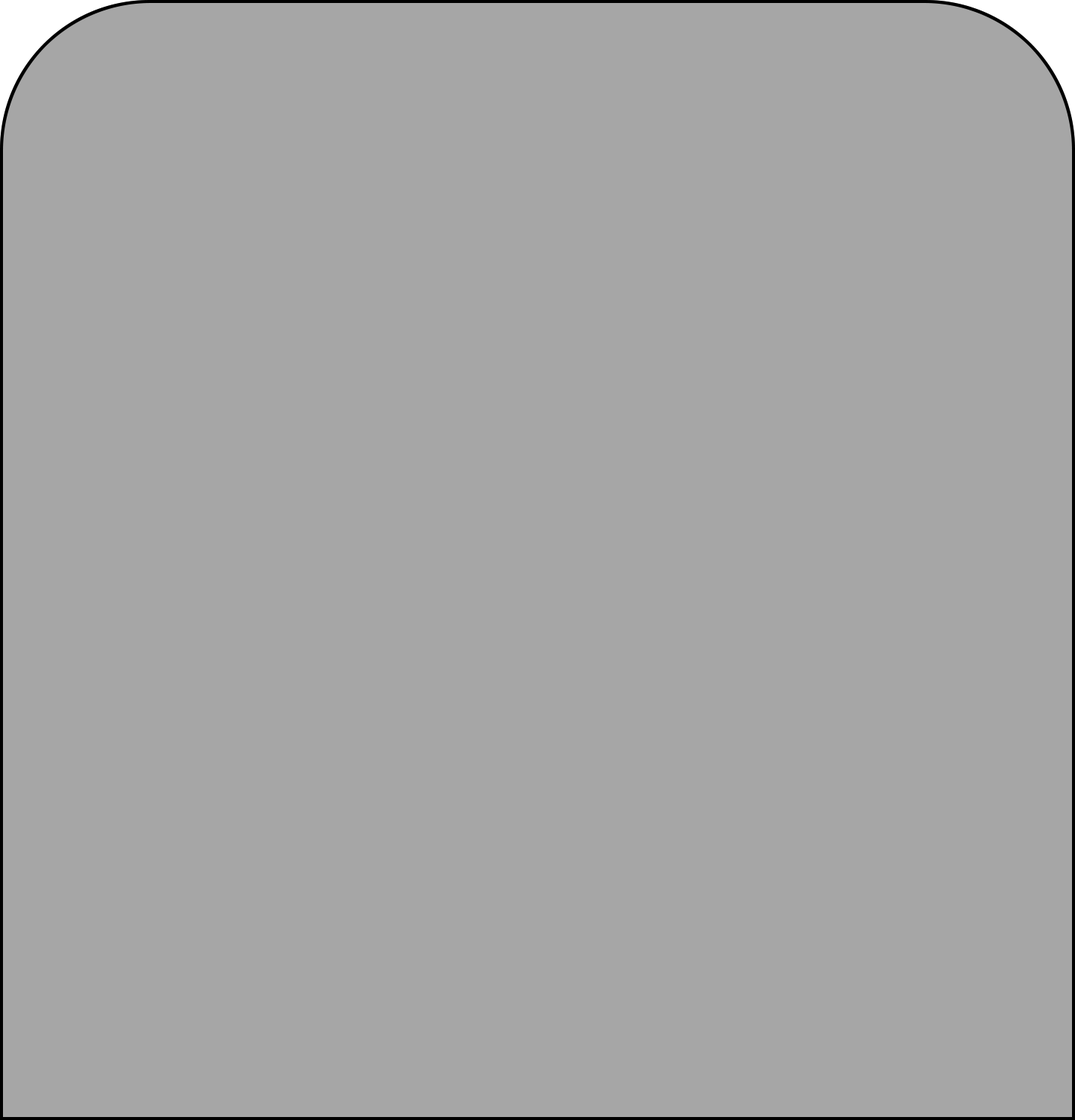
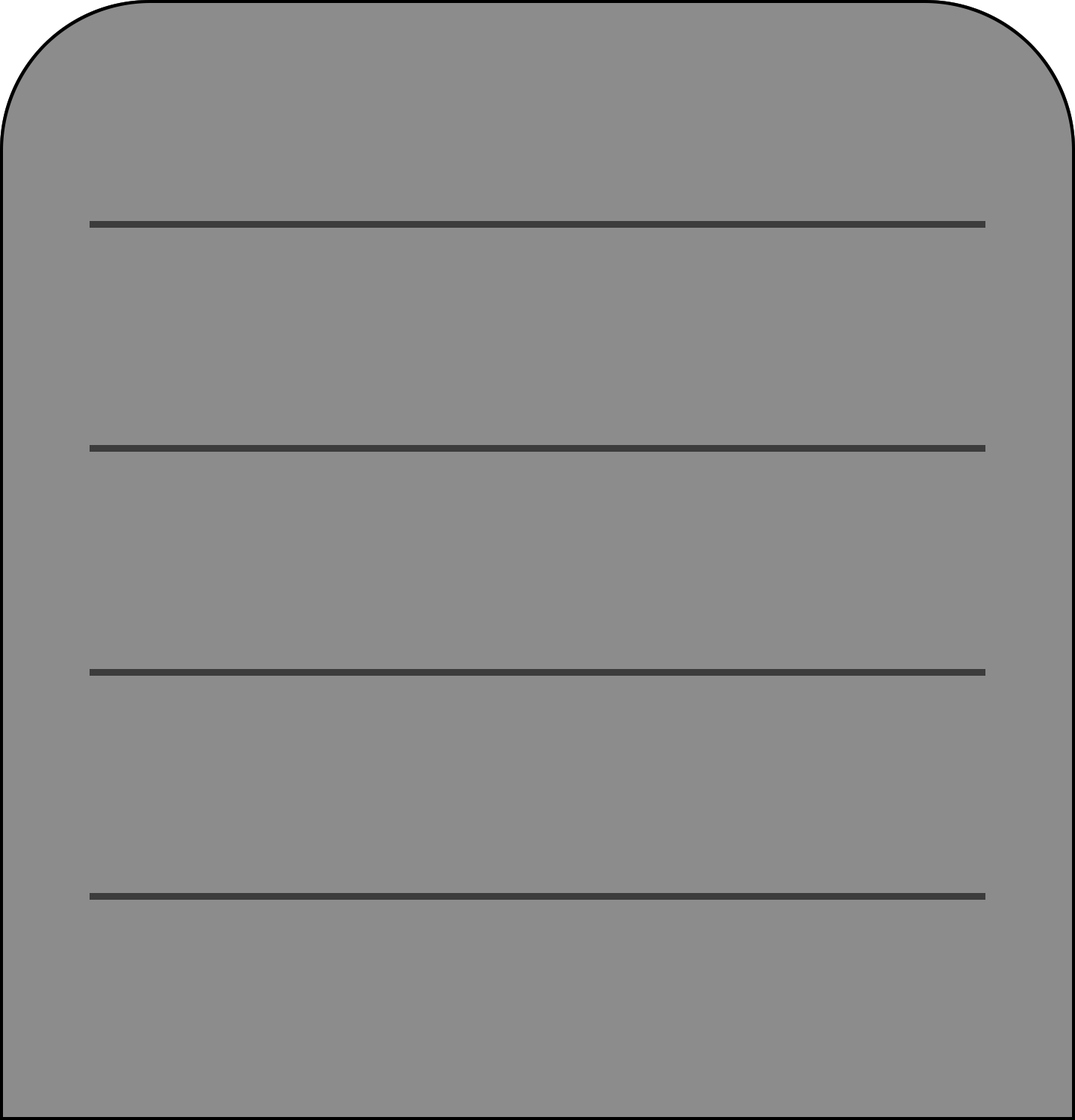
Layers edited between the first and the second (1075, 1120) image:
added layer "선 1" (1st of 4) above "선 1" over [89, 444, 986, 452]
added layer "선 1" (2nd of 4) above "선 1" over [89, 892, 986, 900]
added layer "선 1" (3rd of 4) above "선 1" over [89, 668, 986, 676]
added layer "선 1" (4th of 4) above "레이어 2" over [89, 220, 986, 228]
added layer "레이어 2" above "사각형 1" over [0, 0, 1075, 1117]
hid "사각형 1" (1st of 2) over [0, 0, 1075, 1117]
